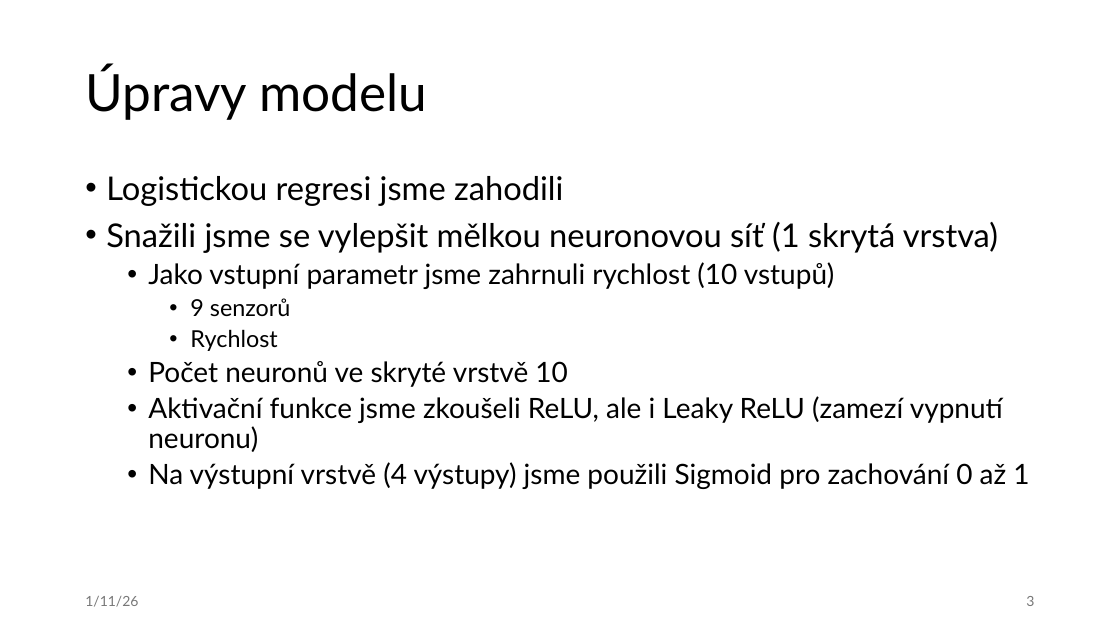
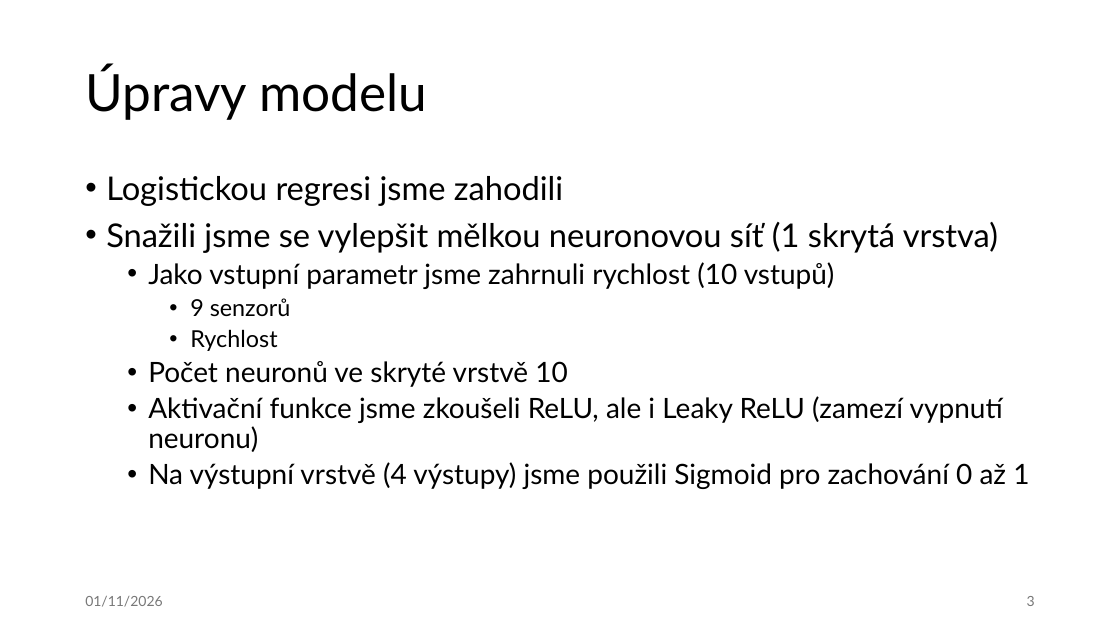
Before and after one commit to MrkacekVladimir/AI_Cart_engine_SNOW, a slide deck: slide 3 of submission/SNOW.pptx. Drawn at 1120x630 pixels with LibreOffice and Linux fonts; fonts in the diff are those of the drawing. Boxes give left, top, right and bottom in pixels: in the first picture for what was removed or moved away, otherwise in the second. Text is boxed around its words. In the diff, an @@ line names an element or a change of style, - is before the commit and + after.

```diff
--- a/submission/SNOW.pptx
+++ b/submission/SNOW.pptx
@@ text at [85,596,162,607]: text changed; text colour #797979 to #787878 @@
-1/11/26
+01/11/2026
```
Also in this commit, not shown: 6 other slides changed.
